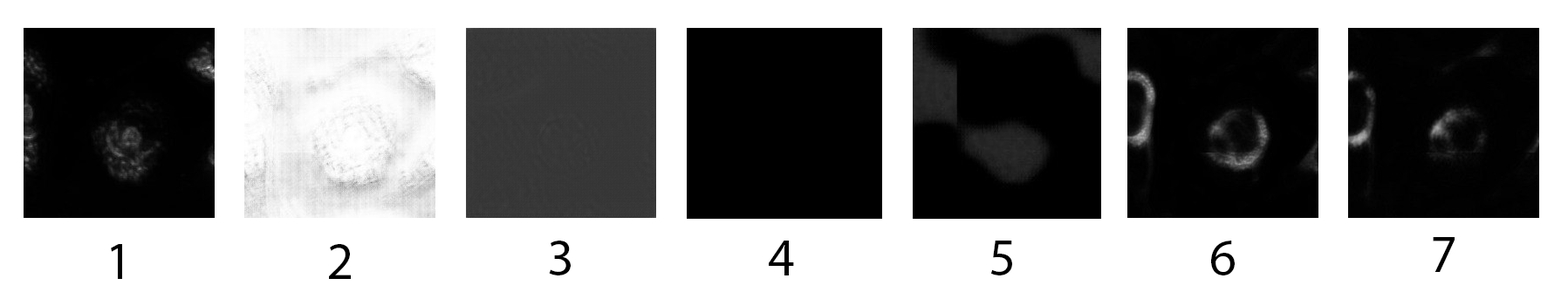
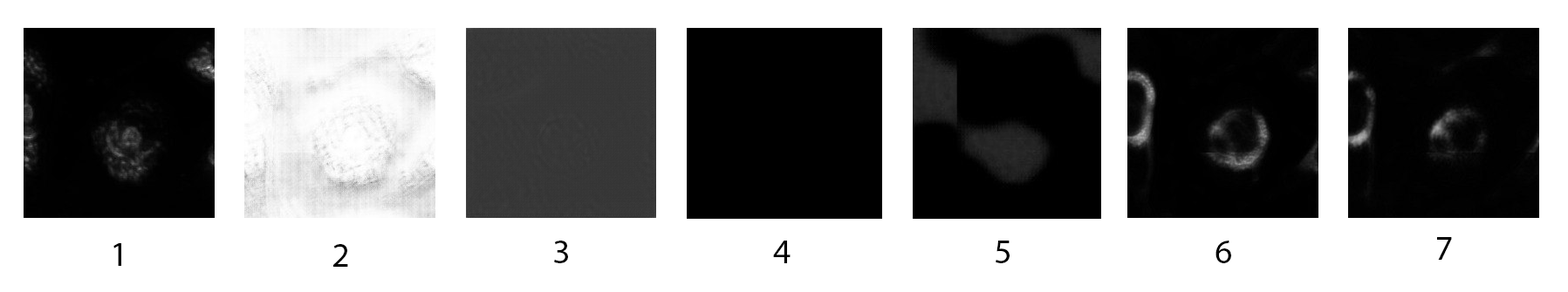
Before/after of a (1568, 292) layered artwork. What changed in the layer stack:
painted on "7" over (x1=1432, y1=237, x2=1455, y2=273)
painted on "6" over (x1=1211, y1=240, x2=1235, y2=276)
painted on "5" over (x1=990, y1=240, x2=1013, y2=276)
painted on "4" over (x1=768, y1=240, x2=795, y2=276)
painted on "3" over (x1=548, y1=240, x2=571, y2=276)
painted on "2" over (x1=328, y1=244, x2=351, y2=280)
painted on "1" over (x1=110, y1=243, x2=123, y2=280)
